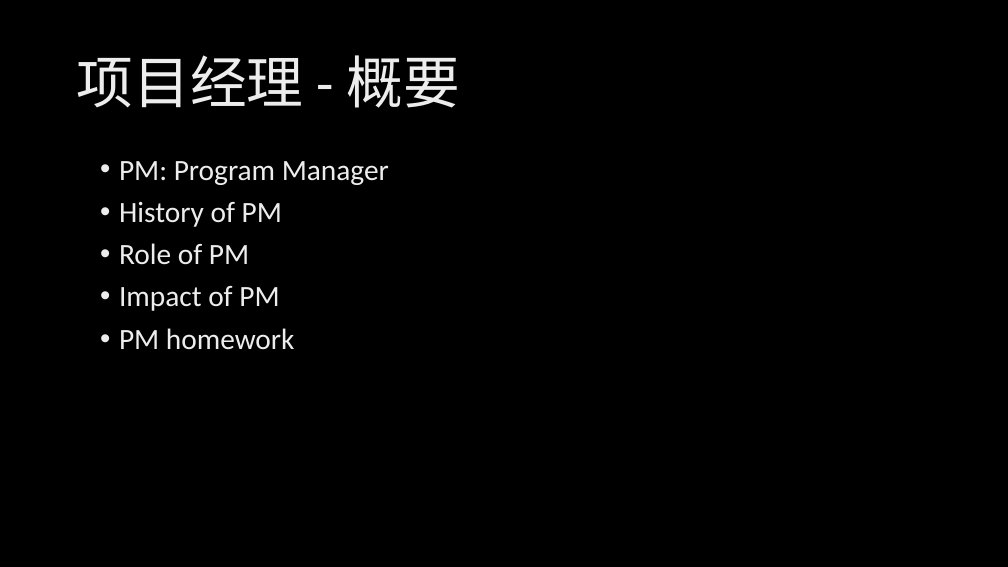
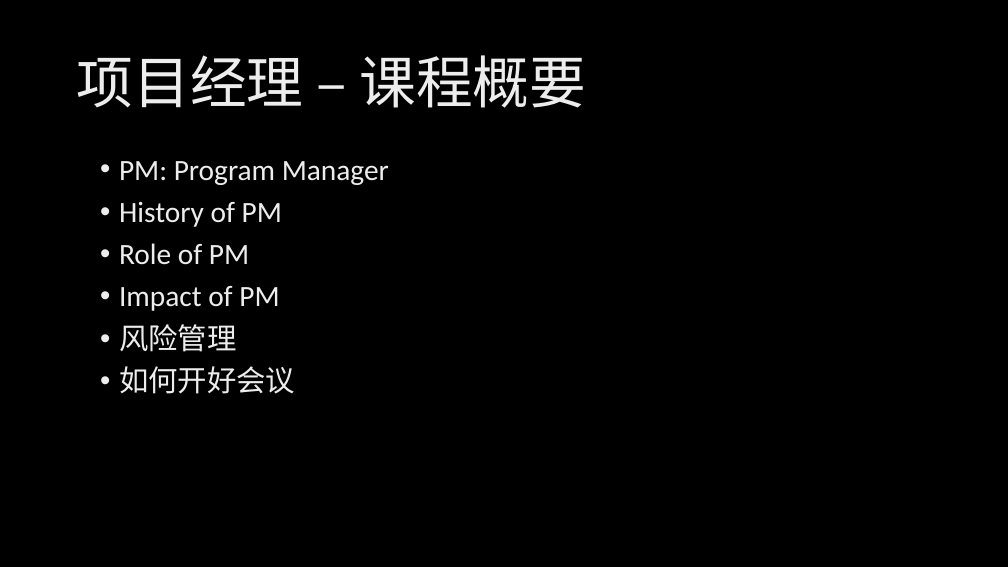
Before and after one commit to xinase/ASE, a slide deck: slide 2 of chapter9/ASE_9_program_manager.pptx. Drawn at 1008x567 pixels with LibreOffice and Linux fonts; fonts in the diff are those of the drawing; background and template pictures are left out. Boxes give left, top, right and bottom in pixels: in the first picture for what was removed or moved away, otherwise in the second. Text is boxed around its words. In the diff, an @@ line names an element or a change of style, - is before the commit and + after.

Commit message:
Add files via upload
revised

```diff
--- a/chapter9/ASE_9_program_manager.pptx
+++ b/chapter9/ASE_9_program_manager.pptx
@@ title at [77, 55, 586, 108]: text changed; font Calibri to Noto Sans CJK SC @@
-项目经理 - 概要
+项目经理 – 课程概要
@@ text at [119, 324, 295, 394]: text changed @@
-• PM homework
+• 风险管理
+• 如何开好会议
```
Also in this commit, not shown: 1 other slide changed.
